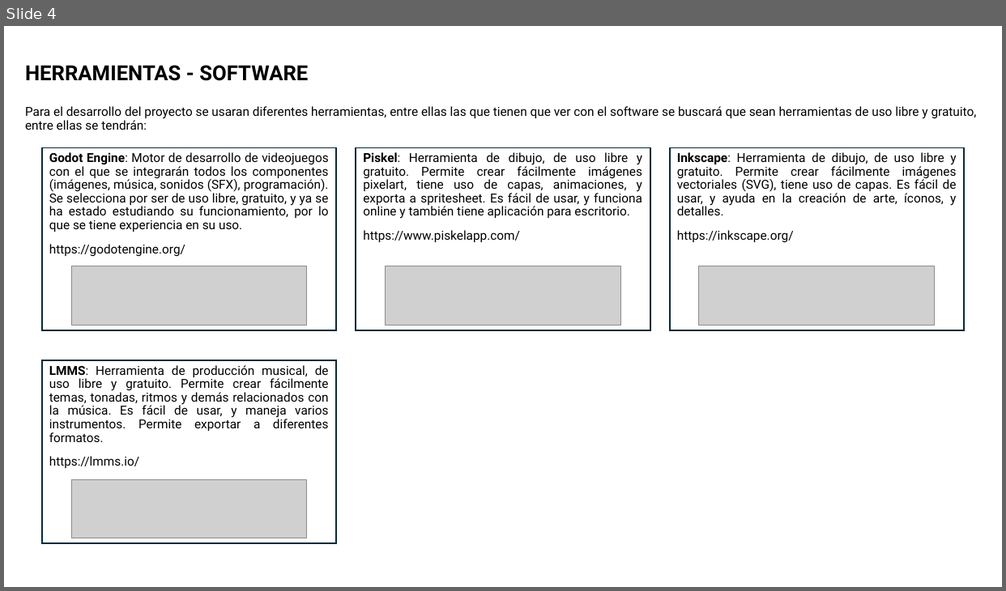
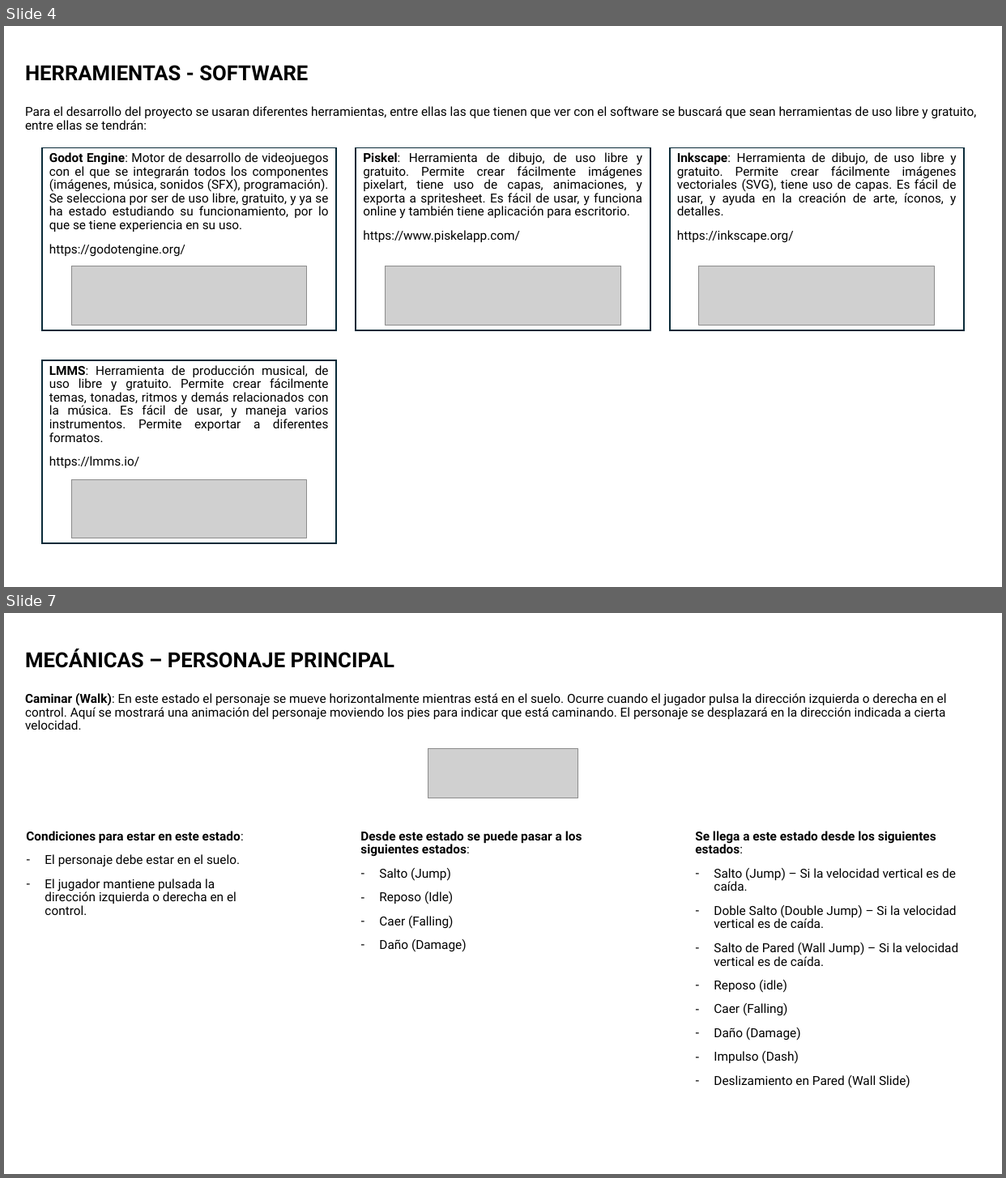
Before and after one commit to gaitanivan/Platformer-Game, a slide deck: docs/DOCUMENTO DE DISEÑO.pptx. Shown one above the other, each under a label of ours: slide 4 before the commit, slides 4 and 7 after it; the slides between them are not shown. The pictures are 1006x591 and 1006x1178 pixels, drawn with LibreOffice and Linux fonts; fonts in the diff are those of the drawing; grey boxes stand for pictures. Boxes give left, top, right and bottom in pixels: in the first picture for what was removed or moved away, otherwise in the second. Text is boxed around its words. In the diff, an @@ line names an element or a change of style, - is before the commit and + after.

```diff
--- a/docs/DOCUMENTO DE DISEÑO.pptx
+++ b/docs/DOCUMENTO DE DISEÑO.pptx
@@ slide 7 added at [4, 613, 1002, 1174], background #FFFFFF @@
@@ title added at [25, 649, 394, 668], 20 pt, text #000000, bold @@
+MECÁNICAS – PERSONAJE PRINCIPAL
@@ text added at [25, 693, 947, 730], 12 pt, text #000000 @@
+Caminar (Walk): En este estado el personaje se mueve horizontalmente mientras está en el suelo. Ocurre cuando el jugador pulsa la dirección izquierda o derecha en el control. Aquí se mostrará una animación del personaje moviendo los pies para indicar que está caminando. El personaje se desplazará en la dirección indicada a cierta velocidad.
@@ picture added at [428, 748, 578, 798] @@
@@ text added at [26, 831, 244, 915], 12 pt, text #000000 @@
+Condiciones para estar en este estado:
+– El personaje debe estar en el suelo.
+– El jugador mantiene pulsada la dirección izquierda o derecha en el control.
@@ text added at [360, 831, 582, 952], 12 pt, text #000000 @@
+Desde este estado se puede pasar a los siguientes estados:
+– Salto (Jump)
+– Reposo (Idle)
+– Caer (Falling)
+– Daño (Damage)
@@ text added at [695, 831, 958, 1088], 12 pt, text #000000 @@
+Se llega a este estado desde los siguientes estados:
+– Salto (Jump) – Si la velocidad vertical es de caída.
+– Doble Salto (Double Jump) – Si la velocidad vertical es de caída.
+– Salto de Pared (Wall Jump) – Si la velocidad vertical es de caída.
+– Reposo (idle)
+– Caer (Falling)
+– Daño (Damage)
+– Impulso (Dash)
+– Deslizamiento en Pared (Wall Slide)
```
Also in this commit, not shown: 1 slide changed, 11 other slides added, 25 other files.
